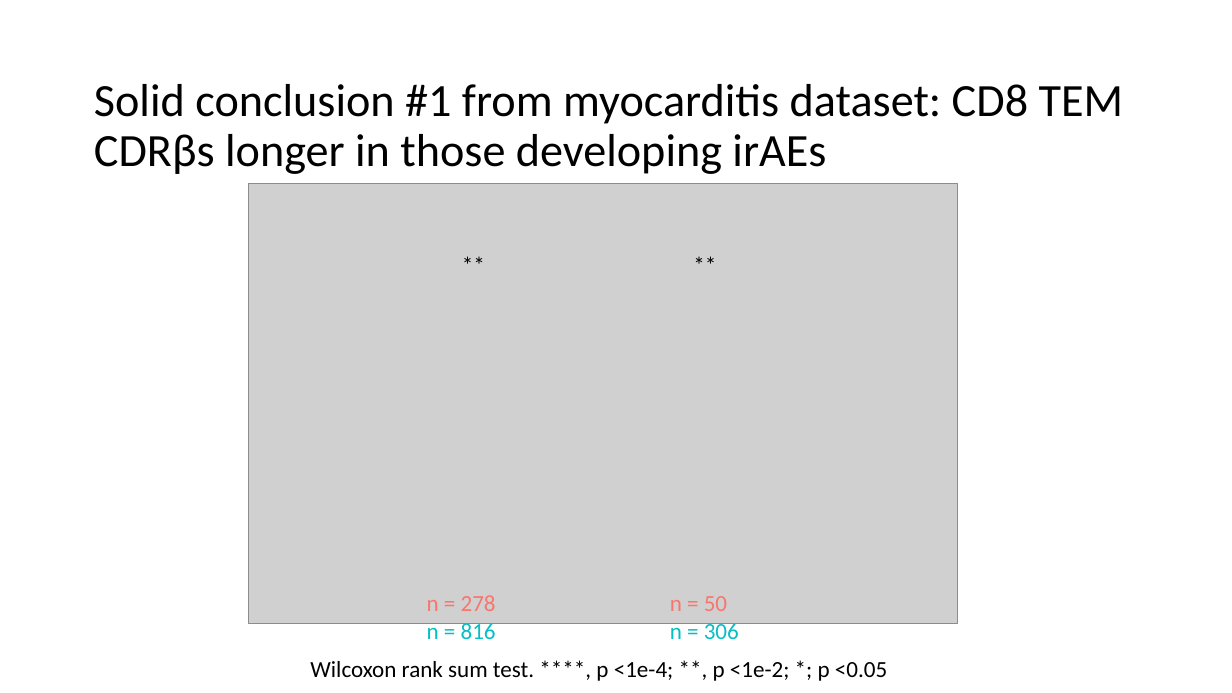
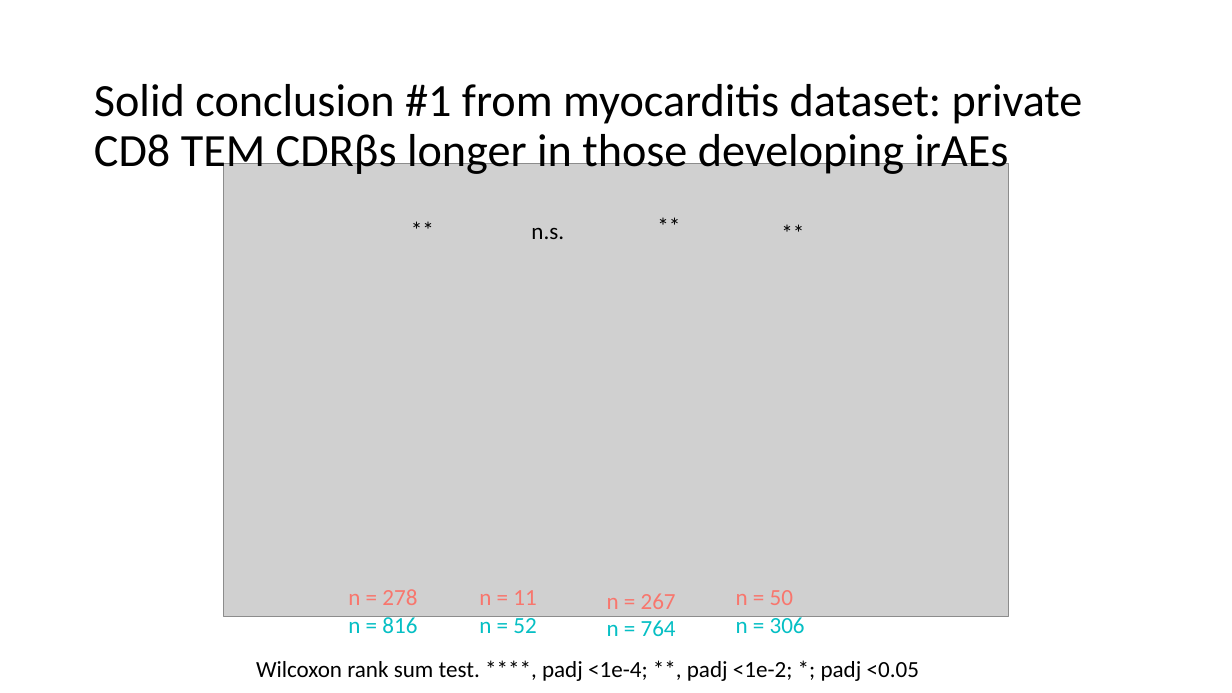
Before and after one commit to tybottorff/bottorffdocs, a slide deck: slide 4 of linsley_postdoc/presentations/weekly_meetings/12_7_23.pptx (slide 5 before the commit). Drawn at 1232x693 pixels with LibreOffice and Linux fonts; fonts in the diff are those of the drawing; grey boxes stand for pictures. Boxes give left, top, right and bottom in pixels: in the first picture for what was removed or moved away, otherwise in the second. Text is boxed around its words. In the diff, an @@ line names an element or a change of style, - is before the commit and + after.

```diff
--- a/linsley_postdoc/presentations/weekly_meetings/12_7_23.pptx
+++ b/linsley_postdoc/presentations/weekly_meetings/12_7_23.pptx
@@ title at <box>94,84,1083,178</box>: text changed @@
-Solid conclusion #1 from myocarditis dataset: CD8 TEM CDRβs longer in those developing irAEs
+Solid conclusion #1 from myocarditis dataset: private CD8 TEM CDRβs longer in those developing irAEs
@@ picture: place and size @@
-picture at <box>249,184,958,624</box>
+picture at <box>224,164,1009,616</box>
@@ text added at <box>649,207,736,244</box>, 18 pt, text #000000 @@
+**
@@ text "**" rewrapped from <box>453,246,494,283</box> to <box>402,211,460,248</box> @@
@@ text added at <box>531,228,564,239</box>, 18 pt, text #000000 @@
+n.s.
@@ text "**": place and size @@
-text "**" at <box>685,246,726,283</box>
+text "**" at <box>773,214,814,251</box>
@@ text "n = 278": place and size @@
-text "n = 278" at <box>427,595,496,639</box>
+text "n = 278" at <box>348,589,417,633</box>
@@ text added at <box>479,590,536,633</box>, 18 pt, text #F8766D @@
+n = 11
+n = 52
@@ text added at <box>607,593,676,636</box>, 18 pt, text #F8766D @@
+n = 267
+n = 764
@@ text "n = 50": place and size @@
-text "n = 50" at <box>670,596,739,639</box>
+text "n = 50" at <box>736,590,805,633</box>
@@ text at <box>256,661,919,681</box>: text changed @@
-Wilcoxon rank sum test. ****, p <1e-4; **, p <1e-2; *; p <0.05
+Wilcoxon rank sum test. ****, padj <1e-4; **, padj <1e-2; *; padj <0.05
```
Also in this commit, not shown: 5 other slides changed, 2 slides added, 2 slides removed, 2 other files.
